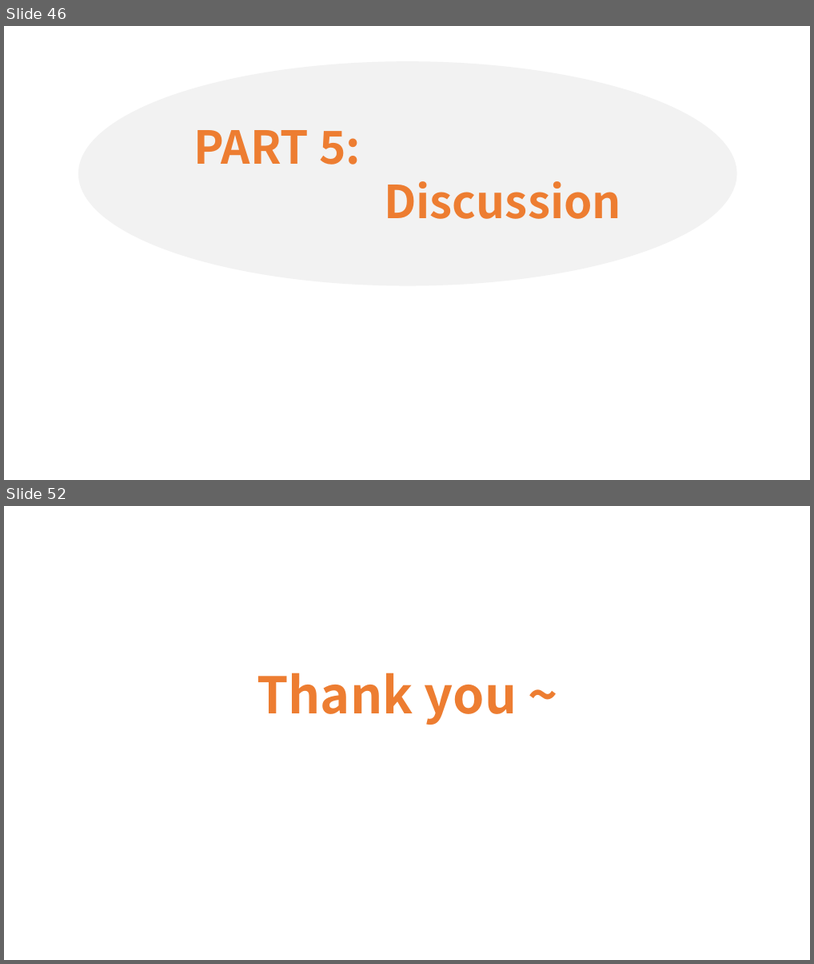
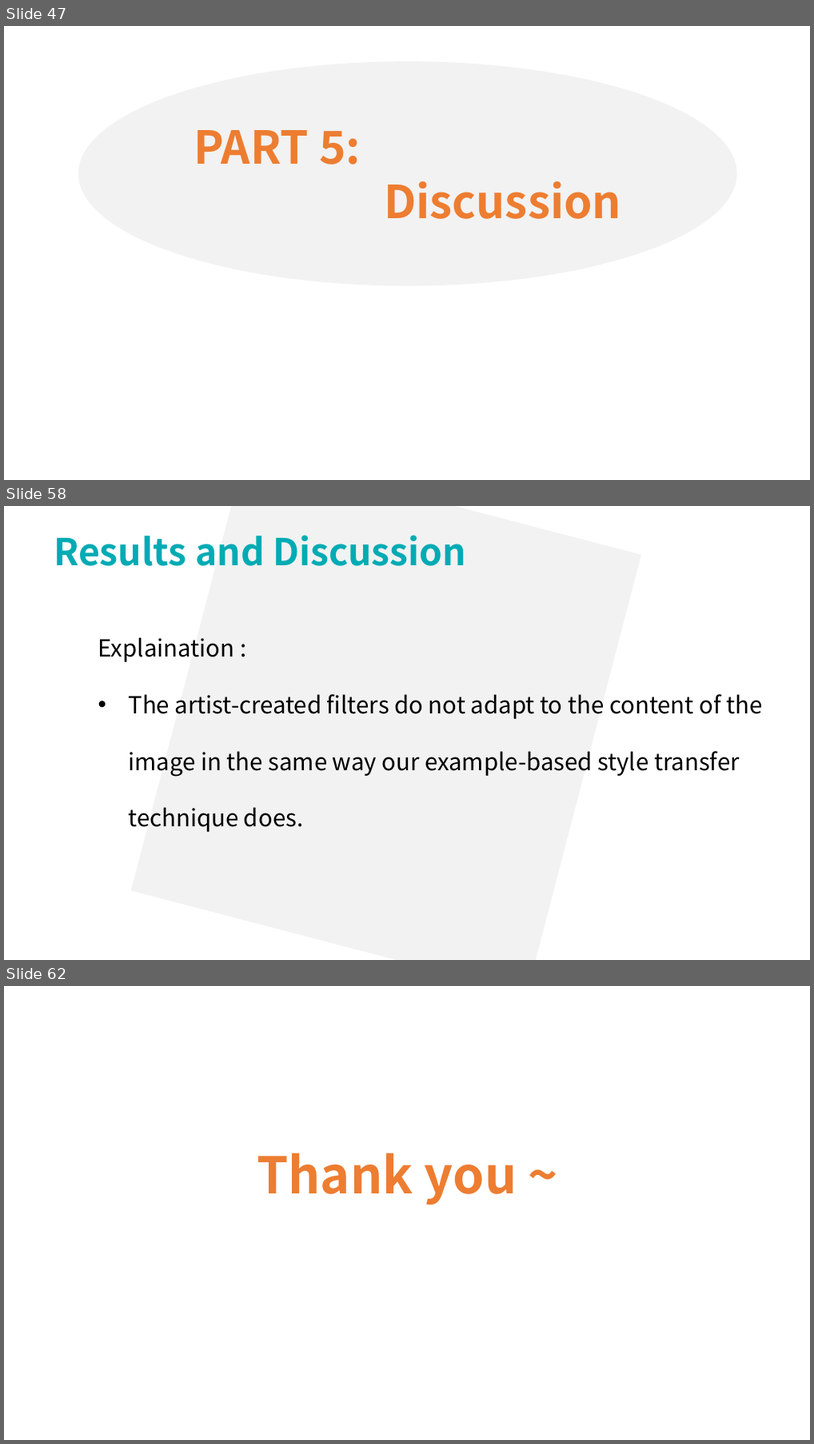
Before and after one commit to lsyoath/sheepy, a slide deck: ComputerVision.pptx. Shown one above the other, each under a label of ours: slides 46 and 52 before the commit, slides 47, 58 and 62 after it; the slides between them are not shown. The pictures are 814x964 and 814x1444 pixels, drawn with LibreOffice and Linux fonts; fonts in the diff are those of the drawing. Boxes give left, top, right and bottom in pixels: in the first picture for what was removed or moved away, otherwise in the second. Text is boxed around its words. In the diff, an @@ line names an element or a change of style, - is before the commit and + after.

```diff
--- a/ComputerVision.pptx
+++ b/ComputerVision.pptx
@@ slide 58 added at bbox=[4, 506, 810, 960], background #FFFFFF @@
@@ rectangle added at bbox=[131, 506, 642, 960], fill #F2F2F2 @@
@@ text added at bbox=[54, 535, 466, 566], 44 pt, text #00ABB4, bold @@
+Results and Discussion
@@ text added at bbox=[98, 637, 762, 832], 28 pt, text #000000 @@
+  Explaination :
+    • The artist-created filters do not adapt to the content of the image in the same way our example-based style transfer technique does.
@@ what was slide 46 is now slide 47 @@
@@ what was slide 52 is now slide 62 @@
```
Also in this commit, not shown: 3 slides changed, 12 other slides added, 3 slides removed.
